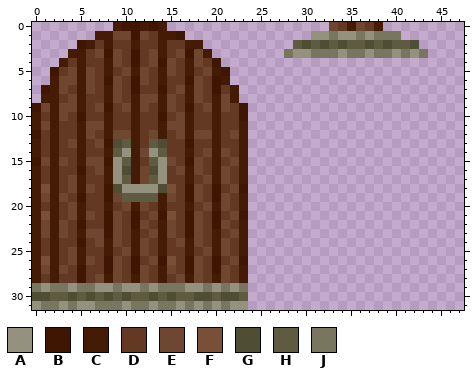
Pixel-art sprite -- media/door.png. The first picture shows the starting point.
The file is 48x32 pixels. Colours within 5 levels of each other are drawn and written as one.
Palette (. is transparent): A #94927f  B #3f1602  C #441c06  D #643924  E #6f462f  F #794f38  G #4f4d34  H #5e5b41  J #797660
New version:
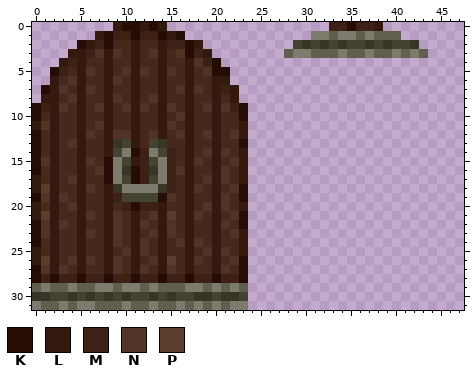
Colours new in this view: K #250d06  L #33190e  M #3d2115  N #513425  P #5b3c2d
Commit message: Adding fireball explosions and adjusting the door
The edit:
colour A: #94927f -> #7d7b6d
colour D: #643924 -> #47291c
colour G: #4f4d34 -> #373525
colour H: #5e5b41 -> #444230
colour J: #797660 -> #605e4d
y 0: x 9..14 CBBCBC -> LKKLKL; x 33..38 EDCEDC -> MMKMML
y 1: x 7..16 CCEEBEDCCB -> LKMMKMMKLK
y 2: x 5..8 BCDC -> KLMK; x 11 C -> L; x 14..18 CDDCC -> LMMKL
y 3: x 4..9 CCDEBE -> LLMNLN; x 11 B -> L; x 13..14 EC -> NL; x 16..19 EBEC -> NKML
y 4: x 3..5 CDC -> LML; x 8..9 CE -> LD; x 11 B -> L; x 13..15 EBE -> DLD; x 17..20 CEDB -> LNMK
y 5: x 2..6 BDECE -> KMDLN; x 8 C -> L; x 10..12 ECE -> NLN; x 14..15 CE -> LN; x 17 C -> L; x 19..21 ECB -> NKK
y 6: x 2..6 CEECE -> LDNLD; x 8..9 BE -> LN; x 11..12 BE -> LD; x 14 C -> L; x 17..18 BE -> LD; x 20..21 BC -> LL
y 7: x 1..3 BCE -> KLN; x 5..6 CE -> LN; x 8..9 CE -> LD; x 11 B -> L; x 14 B -> L; x 16..18 ECE -> NLN; x 20..22 BDC -> LML
y 8: x 1..2 CC -> LL; x 4..5 EC -> NL; x 8..9 CE -> LN; x 11..15 CEECE -> LDNLD; x 17..18 CE -> LD; x 20..22 CEC -> LDL
y 9: x 0..5 BECEEC -> KMLNDL; x 7..8 EB -> NL; x 10..12 ECE -> NLN; x 14..15 CE -> LN; x 17 B -> L; x 19..23 ECEDB -> NLNMK
y 10: x 0 C -> K; x 2..3 CE -> LD; x 5 B -> L; x 8 C -> L; x 11 C -> L; x 14 B -> L; x 16..17 EC -> NL; x 20 C -> L; x 23 B -> K
y 11: x 0..2 CEC -> LNL; x 5..8 CEEC -> LDNL; x 11 C -> L; x 14..17 CEEC -> LNDL; x 20 C -> L; x 23 C -> L
y 12: x 0 B -> K; x 2 C -> L; x 5..6 CE -> LN; x 8..11 CEEC -> LNNL; x 13..14 EC -> NL; x 16..20 ECEEC -> NLDNL; x 22..23 EC -> NL
y 13: x 0 C -> K; x 2 C -> L; x 4..5 EC -> NL; x 7..8 EB -> DL; x 11 C -> L; x 17 B -> L; x 20 C -> L; x 23 C -> K
y 14: x 0 C -> K; x 2 C -> L; x 5 C -> L; x 8 C -> L; x 11..12 CE -> KM; x 15 D -> M; x 17 C -> L; x 19..21 ECE -> NLN; x 23 C -> L
y 15: x 0..3 BECE -> KNLD; x 5..8 CEEB -> LNDK; x 11..12 CD -> LM; x 15 E -> M; x 17..18 BE -> LN; x 20 C -> L; x 22..23 EC -> NL
y 16: x 0 C -> K; x 2 C -> L; x 5 B -> L; x 7..8 EC -> NK; x 11..12 CE -> KM; x 15..18 DECE -> MNLD; x 20..21 CE -> LN; x 23 C -> L
y 17: x 0 C -> L; x 2 C -> L; x 4..5 EC -> NL; x 8 C -> K; x 11..12 CE -> KM; x 15 D -> M; x 17 C -> L; x 19..21 ECE -> NLN; x 23 C -> L
y 18: x 0..2 CFC -> LPL; x 4..6 ECE -> DLN; x 8 B -> L; x 15 F -> M; x 17..18 BE -> LN; x 20 B -> L; x 22..23 EB -> NK
y 19: x 0..3 CECE -> KNLN; x 5 B -> L; x 8..9 BE -> LM; x 14..15 CE -> KN; x 17..18 BE -> LD; x 20..21 BE -> LN; x 23 C -> K
y 20: x 0 C -> L; x 2 C -> L; x 4..5 EC -> NL; x 8 C -> L; x 10..14 ECEDC -> MKMML; x 17 C -> L; x 19..21 ECE -> NLN; x 23 C -> L
y 21: x 0..2 CFC -> LPL; x 4..6 ECE -> DLN; x 8..9 BE -> LN; x 11 B -> L; x 13..15 EBF -> NLP; x 17..18 BE -> LN; x 20 B -> L; x 22..23 EB -> NK
y 22: x 0..3 CECE -> KNLN; x 5 B -> L; x 8..9 BE -> LN; x 11..12 BE -> LN; x 14..15 CE -> LN; x 17..18 BE -> LD; x 20..21 BE -> LN; x 23 C -> K
y 23: x 0..3 CECE -> KNLD; x 5..9 CEEBE -> LNDLN; x 11 C -> L; x 13..15 ECE -> NLN; x 17..18 BE -> LD; x 20 C -> L; x 22..23 EC -> NL
y 24: x 0 C -> K; x 2 C -> L; x 5 B -> L; x 7..9 ECE -> DLN; x 11..12 CE -> LN; x 14 C -> L; x 16..18 ECE -> NLN; x 20..21 CE -> LD; x 23 C -> L
y 25: x 0 C -> L; x 2 C -> L; x 4..5 EC -> DL; x 8 C -> L; x 10..12 ECE -> NLN; x 14 C -> L; x 17 C -> L; x 19..21 ECE -> NLN; x 23 C -> L
y 26: x 0..2 CFC -> LPL; x 4..6 ECE -> NLN; x 8..9 BE -> LN; x 11 B -> L; x 13..15 EBF -> NLP; x 17..18 BE -> LN; x 20 B -> L; x 22..23 EB -> NK
y 27: x 0..3 CECE -> KNLN; x 5 B -> L; x 8..9 BE -> LN; x 11..12 BE -> LN; x 14..15 CE -> LN; x 17..18 BE -> LD; x 20..21 BE -> LN; x 23 C -> K
y 28: x 0..23 CDCDDBDECEDCEDCDECEDCEDC -> KMKMMKMMKMMKMMKMMKMMKMMK
Where, in picture pixels (left, top, right, bottom), the same in both pictures:
changed: (32, 22, 248, 310)
changed: (284, 22, 428, 58)
